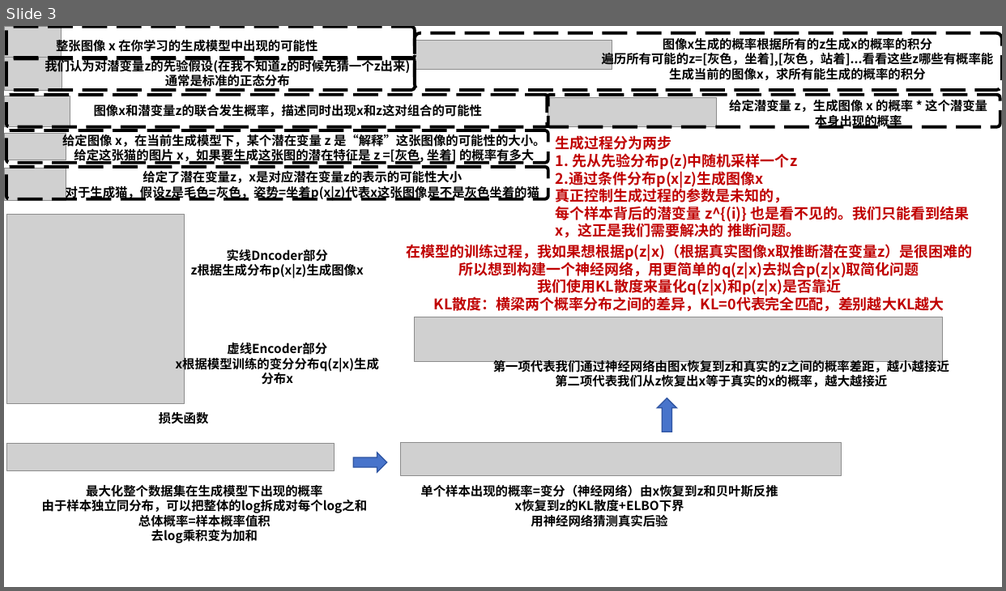
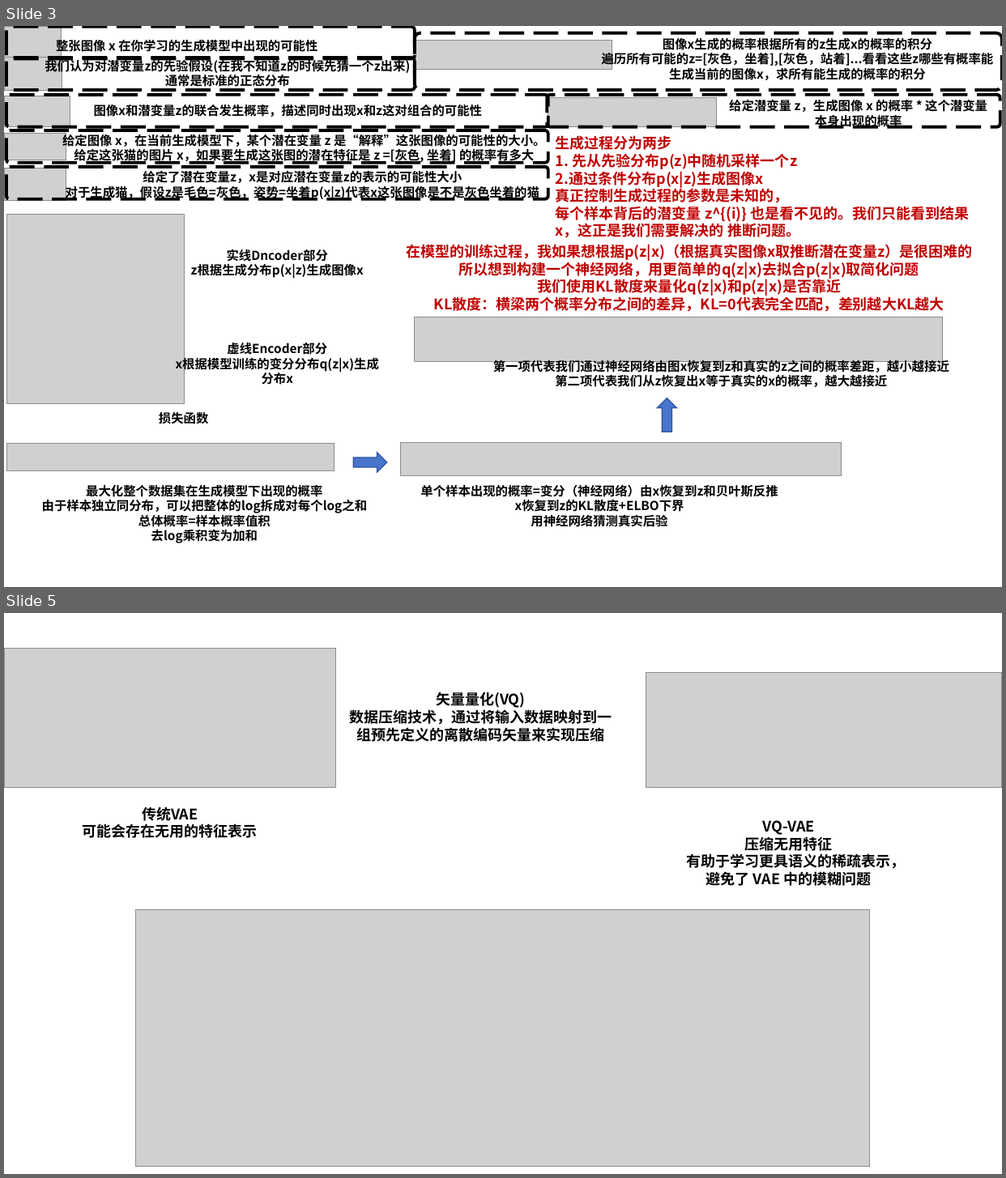
Before and after one commit to Elephant-King9/Paper, a slide deck: Base_Model/VAE+Diffusion/论文作图.pptx. Shown one above the other, each under a label of ours: slide 3 before the commit, slides 3 and 5 after it; the slides between them are not shown. The pictures are 1006x591 and 1006x1178 pixels, drawn with LibreOffice and Linux fonts; fonts in the diff are those of the drawing; grey boxes stand for pictures. Boxes give left, top, right and bottom in pixels: in the first picture for what was removed or moved away, otherwise in the second. Text is boxed around its words. In the diff, an @@ line names an element or a change of style, - is before the commit and + after.

```diff
--- a/Base_Model/VAE+Diffusion/论文作图.pptx
+++ b/Base_Model/VAE+Diffusion/论文作图.pptx
@@ slide 5 added at <box>4,613,1002,1174</box>, background #FFFFFF @@
@@ picture added at <box>4,648,335,788</box> @@
@@ picture added at <box>646,672,1002,787</box> @@
@@ text added at <box>349,692,612,742</box>, 14 pt, text #000000, bold @@
+矢量量化(VQ)
+数据压缩技术，通过将输入数据映射到一组预先定义的离散编码矢量来实现压缩
@@ text added at <box>83,807,258,838</box>, 14 pt, text #000000, bold @@
+传统VAE
+可能会存在无用的特征表示
@@ text added at <box>687,820,906,886</box>, 14 pt, text #000000, bold @@
+VQ-VAE
+压缩无用特征
+有助于学习更具语义的稀疏表示，避免了 VAE 中的模糊问题
@@ picture added at <box>136,910,870,1167</box> @@
```
Also in this commit, not shown: 1 other slide added, 3 other files.
